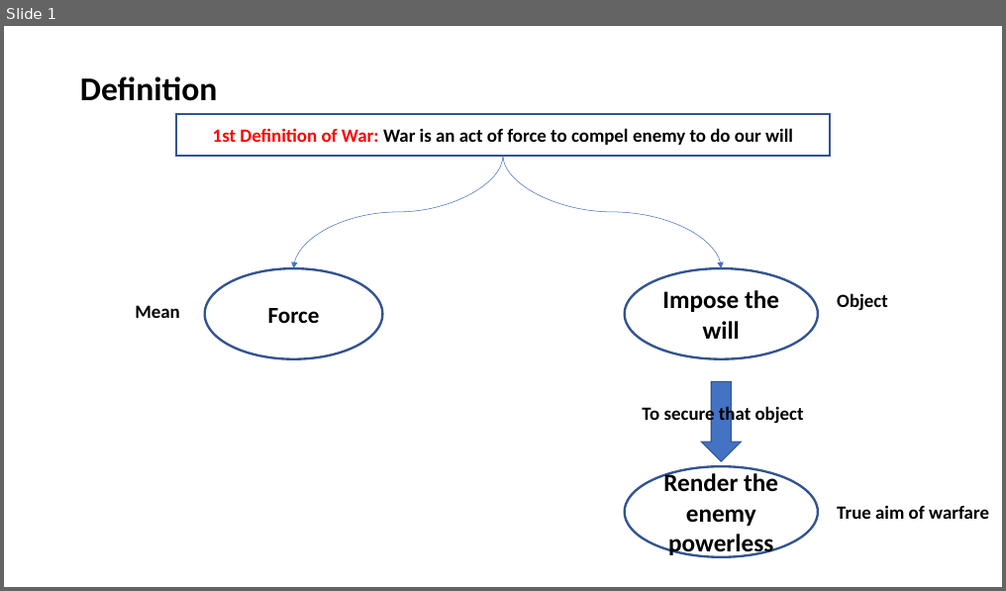
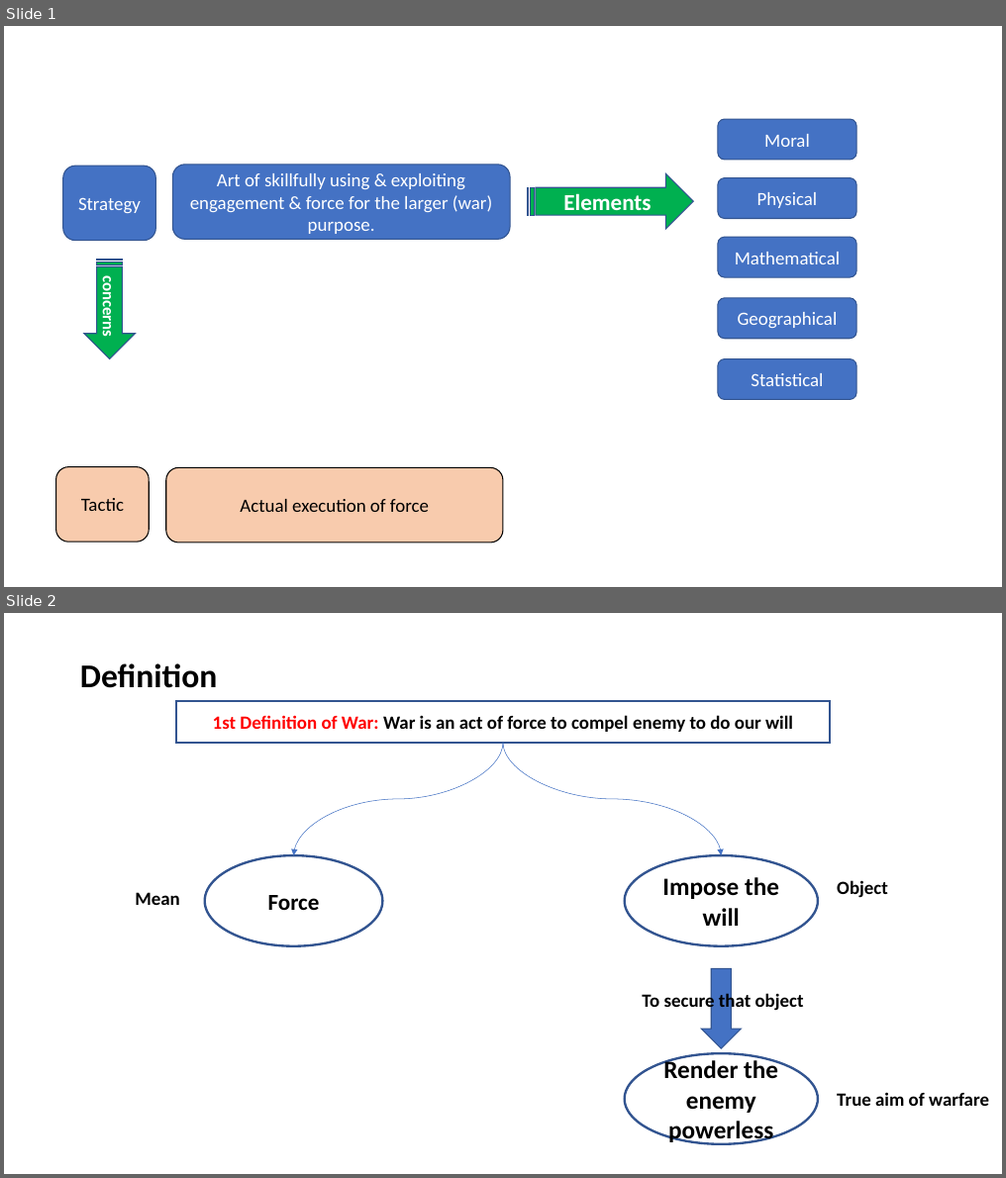
Before and after one commit to GurkanGitHub/PhD, a slide deck: onWar.pptx. Shown one above the other, each under a label of ours: slide 1 before the commit, slides 1 and 2 after it. The pictures are 1006x591 and 1006x1178 pixels, drawn with LibreOffice and Linux fonts; fonts in the diff are those of the drawing. Boxes give left, top, right and bottom in pixels: in the first picture for what was removed or moved away, otherwise in the second. Text is boxed around its words. In the diff, an @@ line names an element or a change of style, - is before the commit and + after.

```diff
--- a/onWar.pptx
+++ b/onWar.pptx
@@ slide 1 added at bbox=[4, 26, 1002, 587], background #FFFFFF @@
@@ rounded rectangle added at bbox=[718, 119, 857, 160], fill #4472C4, outline #325491 1 pt, 18 pt, text #FFFFFF @@
+Moral
@@ rounded rectangle added at bbox=[63, 166, 156, 241], fill #4472C4, outline #325491 1 pt, 18 pt, text #FFFFFF @@
+Strategy
@@ rounded rectangle added at bbox=[172, 165, 510, 240], fill #4472C4, outline #325491 1 pt, 18 pt, text #FFFFFF @@
+Art of skillfully using & exploiting engagement & force for the larger (war) purpose.
@@ striped right arrow added at bbox=[528, 174, 693, 230], fill #00B050, outline #325491 1 pt, 22 pt, text #FFFFFF, bold @@
+Elements
@@ rounded rectangle added at bbox=[718, 178, 857, 218], fill #4472C4, outline #325491 1 pt, 18 pt, text #FFFFFF @@
+Physical
@@ striped right arrow added at bbox=[84, 259, 135, 360], fill #00B050, outline #325491 1 pt, 16 pt, text #FFFFFF, bold @@
+concerns
@@ rounded rectangle added at bbox=[718, 237, 857, 277], fill #4472C4, outline #325491 1 pt, 18 pt, text #FFFFFF @@
+Mathematical
@@ rounded rectangle added at bbox=[718, 298, 857, 339], fill #4472C4, outline #325491 1 pt, 18 pt, text #FFFFFF @@
+Geographical
@@ rounded rectangle added at bbox=[718, 360, 857, 399], fill #4472C4, outline #325491 1 pt, 18 pt, text #FFFFFF @@
+Statistical
@@ rounded rectangle added at bbox=[56, 467, 150, 542], fill #F8CBAD, outline #000000 1 pt, 18 pt, text #000000 @@
+Tactic
@@ rounded rectangle added at bbox=[166, 468, 503, 543], fill #F8CBAD, outline #000000 1 pt, 18 pt, text #000000 @@
+Actual execution of force
@@ what was slide 1 is now slide 2 @@
```
Also in this commit, not shown: 3 other slides added, 2 other files.
